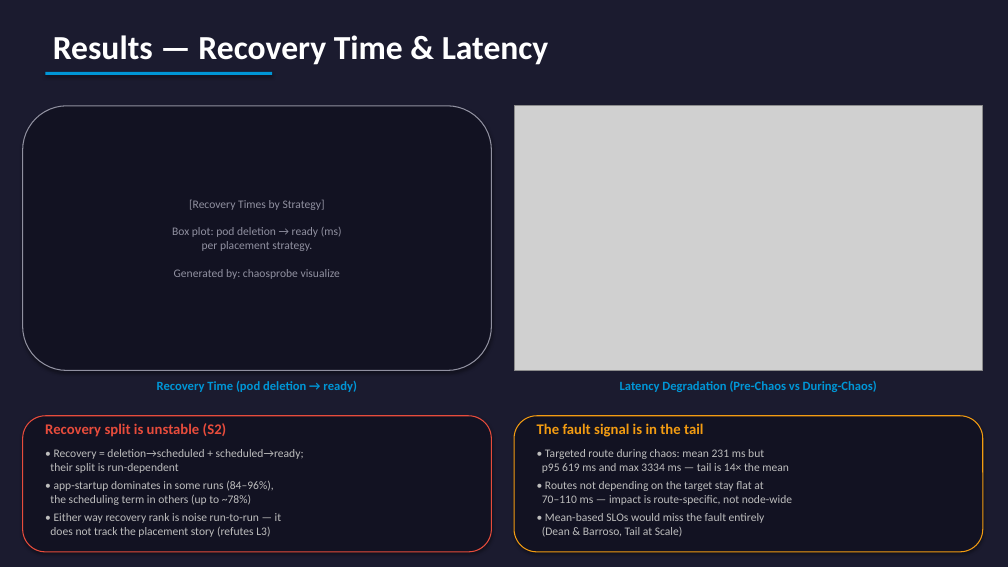
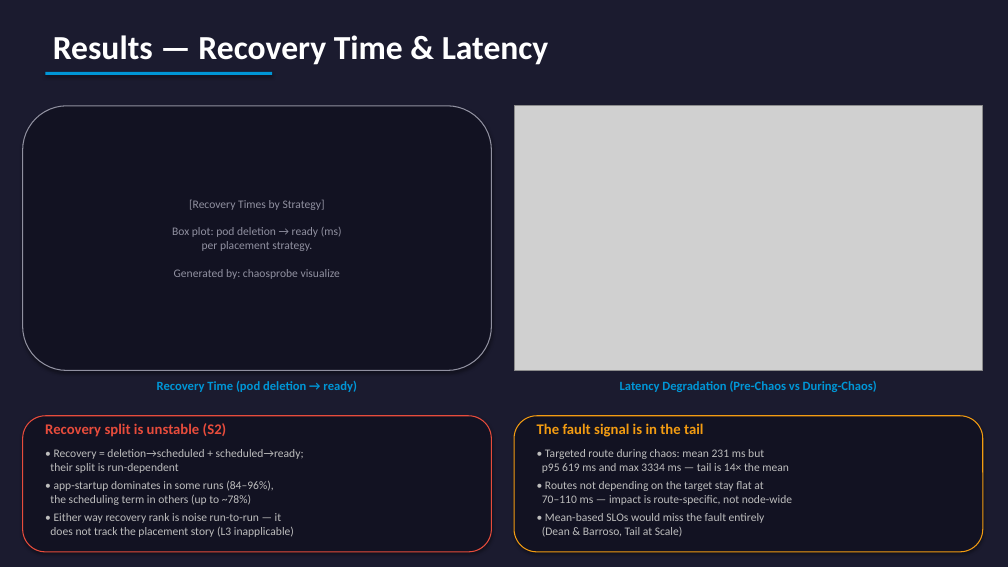
Before and after one commit to yhu02/uva-msc-thesis, a slide deck: slide 10 of ChaosProbe_Presentation.pptx. Drawn at 1008x567 pixels with LibreOffice and Linux fonts; fonts in the diff are those of the drawing; grey boxes stand for pictures. Boxes give left, top, right and bottom in pixels: in the first picture for what was removed or moved away, otherwise in the second. Text is boxed around its words. In the diff, an @@ line names an element or a change of style, - is before the commit and + after.

```diff
--- a/ChaosProbe_Presentation.pptx
+++ b/ChaosProbe_Presentation.pptx
@@ text at (50, 513, 294, 537): text changed @@
-• Either way recovery rank is noise run-to-run — it
-does not track the placement story (refutes L3)
+• Either way recovery rank is noise run-to-run — it
+does not track the placement story (L3 inapplicable)
```
Also in this commit, not shown: 3 other slides changed, 8 other files.
